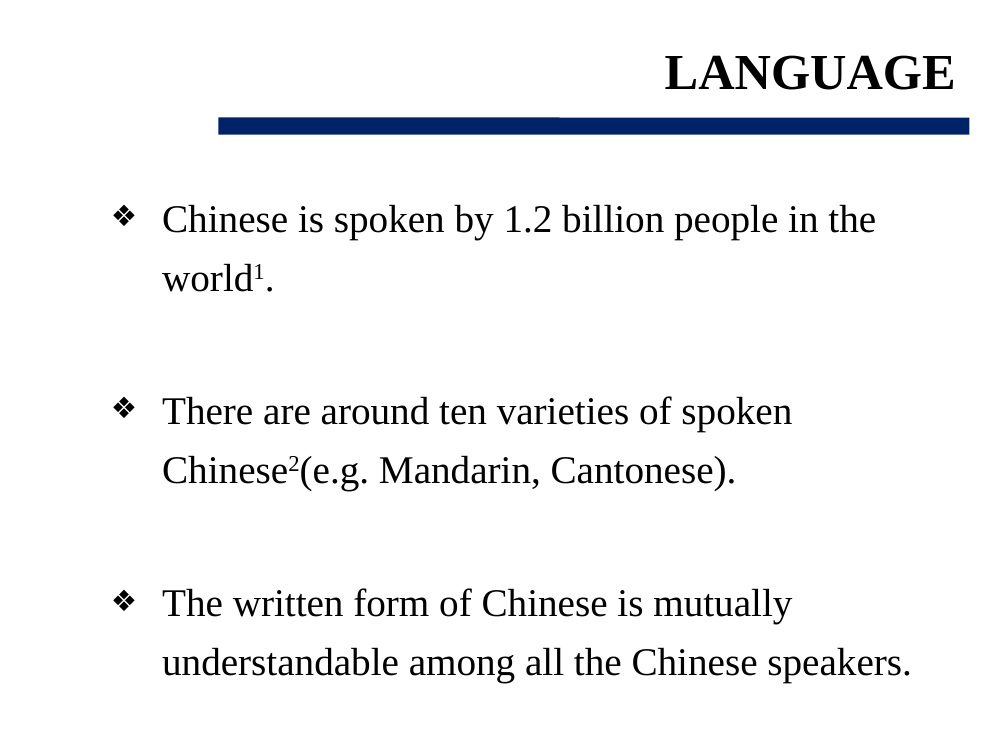
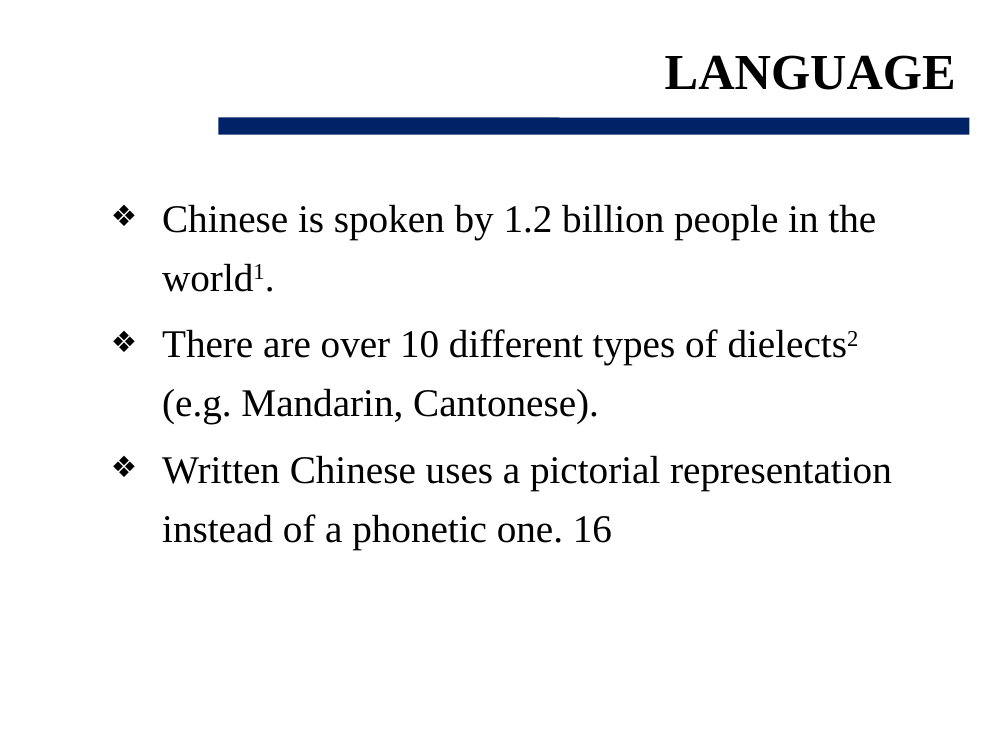
Before and after one commit to 360bobcui/OTSbackgroundpaper, a slide deck: slide 7 of Cui_Brief.pptx (slide 6 before the commit). Drawn at 1008x756 pixels with LibreOffice and Linux fonts; fonts in the diff are those of the drawing; background and template pictures are left out. Boxes give left, top, right and bottom in pixels: in the first picture for what was removed or moved away, otherwise in the second. Text is boxed around its words. In the diff, an @@ line names an element or a change of style, - is before the commit and + after.

```diff
--- a/Cui_Brief.pptx
+++ b/Cui_Brief.pptx
@@ text at [162,329,892,549]: text changed @@
-❖ There are around ten varieties of spoken Chinese2(e.g. Mandarin, Cantonese).
-❖ The written form of Chinese is mutually understandable among all the Chinese speakers.
+❖ There are over 10 different types of dielects2 (e.g. Mandarin, Cantonese).
+❖ Written Chinese uses a pictorial representation instead of a phonetic one. 16
```
Also in this commit, not shown: 2 other slides changed, 1 slide added, 28 slides removed, 4 other files.
